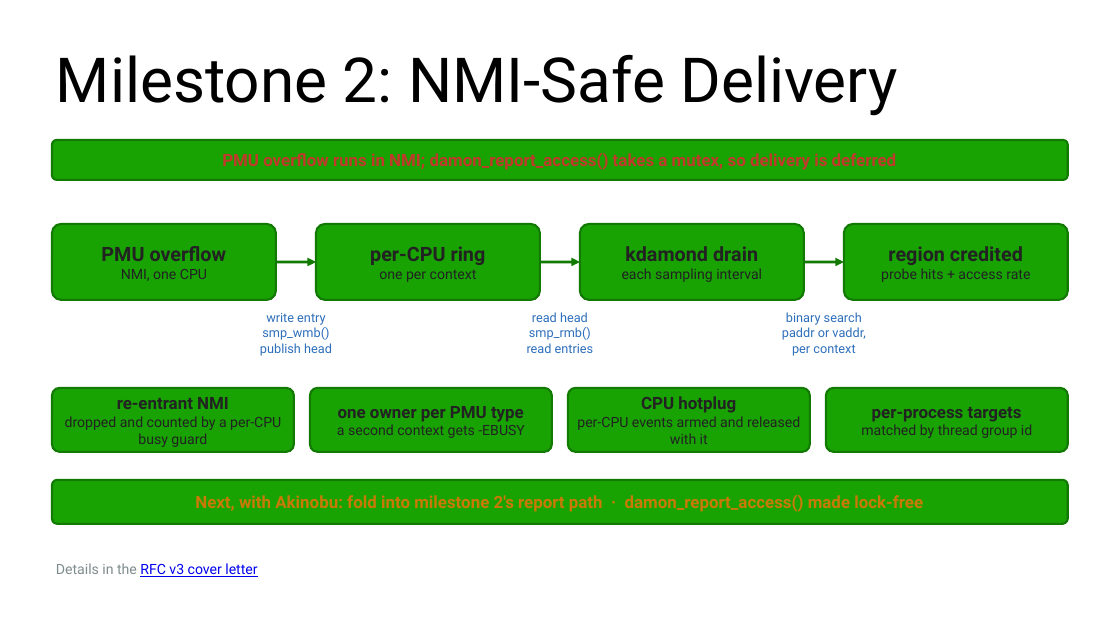
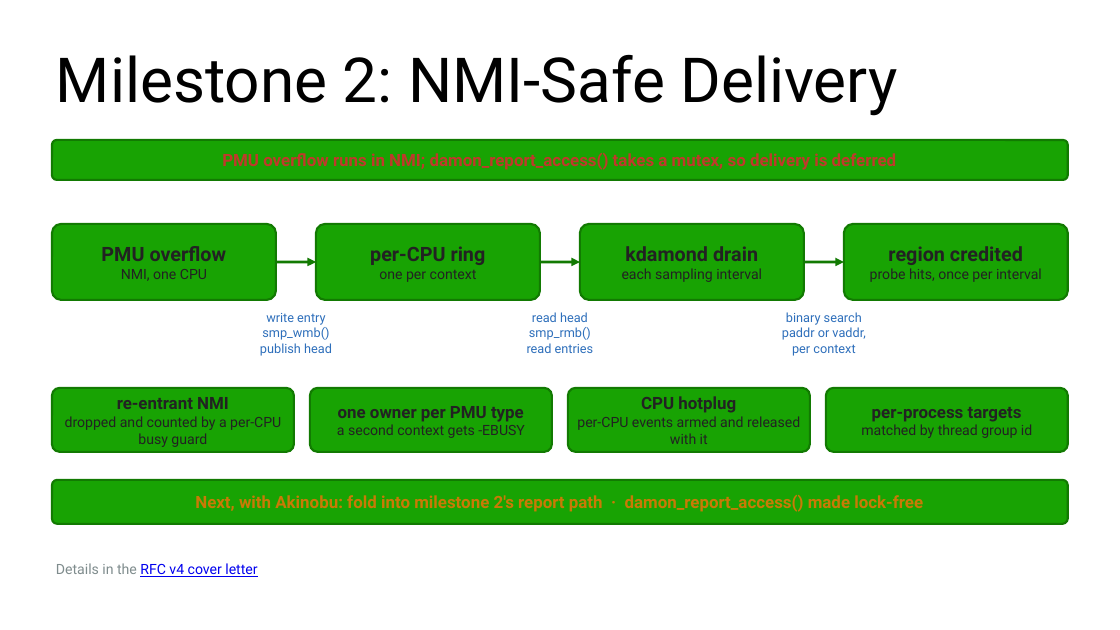
Before and after one commit to damonitor/talks, a slide deck: slide 12 of 2026/lpc/damon_nano_conf/damon_extension.odp. Drawn at 1120x630 pixels with LibreOffice and Linux fonts; fonts in the diff are those of the drawing. Boxes give left, top, right and bottom in pixels: in the first picture for what was removed or moved away, otherwise in the second. Text is boxed around its words. In the diff, an @@ line names an element or a change of style, - is before the commit and + after.

```diff
--- a/2026/lpc/damon_nano_conf/damon_extension.odp
+++ b/2026/lpc/damon_nano_conf/damon_extension.odp
@@ text in rounded rectangle at (x1=870, y1=268, x2=1042, y2=282): text changed @@
-probe hits + access rate
+probe hits, once per interval
@@ text at (x1=56, y1=563, x2=257, y2=577): text changed @@
-Details in the RFC v3 cover letter
+Details in the RFC v4 cover letter
```
Also in this commit, not shown: 1 other slide changed, 7 other files.
